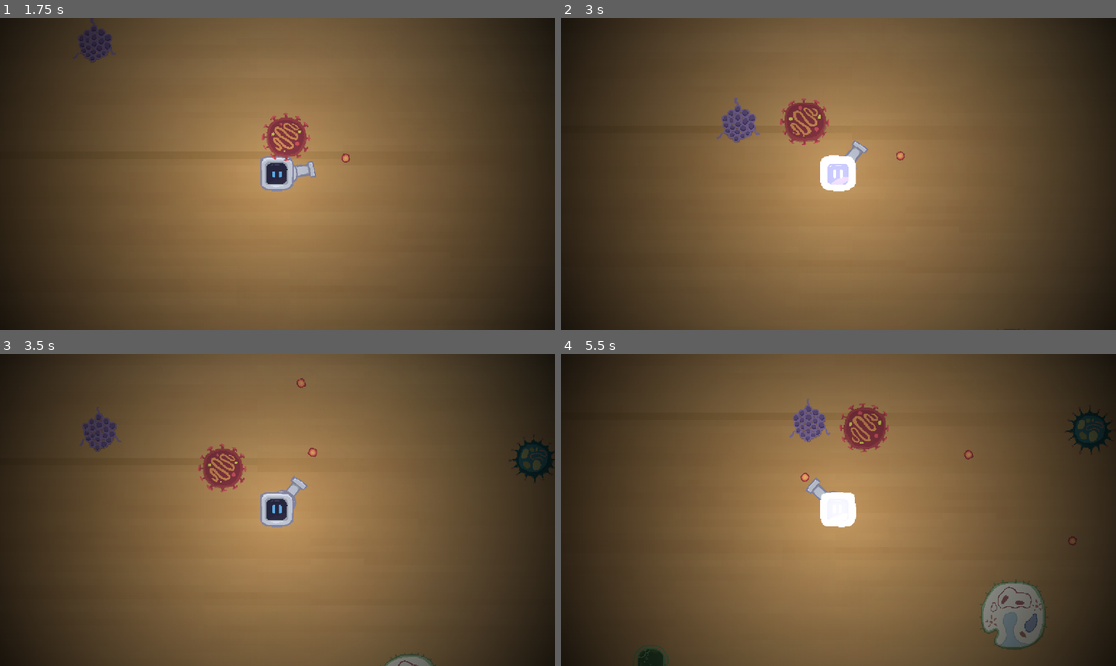
Above: before the commit, frames 1-4 (two rows, left to right).
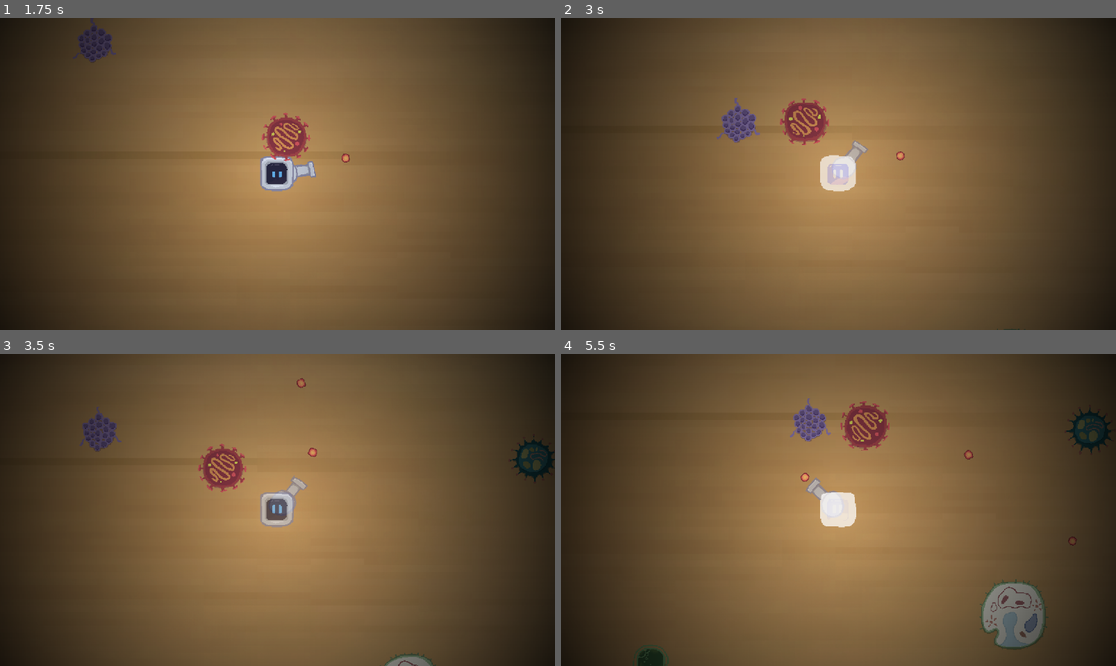
Above: after the commit, the same moments.

Repository: kaminaryu/um-gamejam
Game: Godot game, scene res://src/scenes/main_menu.tscn
Two runs of this game, one before a commit and one after it. Both use one fixed random seed, a clock stepped at 60 frames per second and the inputs below.
Inputs (mouse positions are in pixels of both pictures, inside the frame that each line leads up to):
- Up to frame 1 (1.75 s): click "Play" at 0.5 s; tap Enter at 1.25 s; move the mouse to (399, 158) at 1.27 s; hold D (move_right) from 1.28 s (still down); tap Shift (dash) at 1.35 s; click (399, 158) at 1.42 s
- Up to frame 2 (3 s): release D (move_right) at 2 s; drag from (727, 189) to (810, 236) at 2.02 s; move the mouse to (894, 105) at 2.77 s; hold D (move_right) from 2.78 s (still down); tap Enter at 2.85 s
- Up to frame 3 (3.5 s): keep holding D (move_right)
- Up to frame 4 (5.5 s): release D (move_right) at 3.5 s; drag from (810, 572) to (672, 463) at 3.52 s; move the mouse to (1005, 556) at 4.27 s; hold A (move_left) 4.28-5 s; tap Shift (dash) at 4.35 s; drag from (672, 463) to (755, 432) at 5.02 s

Frame 1 is identical in both runs. In frame 2, 0.8% of the frame differs, in the area x 46-56%, y 39-56%; in frame 3, 0.5%; in frame 4, 1.1%, in the area x 41-93%, y 14-62%.

Commit message:
Added Iframes

Diff:
--- a/src/enemy/enemy_components/movement_component.gd
+++ b/src/enemy/enemy_components/movement_component.gd
@@ -11,67 +11,67 @@
 var rebound_velocity: Vector2 = Vector2.ZERO
 
 func _ready():
-	parent = get_parent()
-	target = get_tree().get_first_node_in_group("Player")
+    parent = get_parent()
+    target = get_tree().get_first_node_in_group("Player")
 
 func _physics_process(delta):
-	# 1. Handle Spawning Spread
-	if not enabled:
-		_handle_spread(delta)
-		return
+    # 1. Handle Spawning Spread
+    if not enabled:
+        _handle_spread(delta)
+        return
 
-	# 2. Handle Rebound Logic (The Smooth Bounce)
-	if rebounding:
-		_handle_rebound(delta)
-		return
+    # 2. Handle Rebound Logic (The Smooth Bounce)
+    if rebounding:
+        _handle_rebound(delta)
+        return
 
-	if target == null:
-		return
+    if target == null:
+        return
 
-	# 3. Normal Chase Logic
-	var direction = (target.global_position - parent.global_position).normalized()
-	parent.velocity = direction * parent._speed
+    # 3. Normal Chase Logic
+    var direction = (target.global_position - parent.global_position).normalized()
+    parent.velocity = direction * parent._speed
 
-	parent.move_and_slide()
-	_check_player_collision()
+    parent.move_and_slide()
+    _check_player_collision()
 
 func _handle_rebound(delta):
-	# Use your new friction variable here
-	rebound_velocity = rebound_velocity.lerp(Vector2.ZERO, rebound_friction * delta)
-	parent.velocity = rebound_velocity
-	parent.move_and_slide()
+    # Use your new friction variable here
+    rebound_velocity = rebound_velocity.lerp(Vector2.ZERO, rebound_friction * delta)
+    parent.velocity = rebound_velocity
+    parent.move_and_slide()
 
-	if rebound_velocity.length() < 10.0:
-		rebounding = false
-		parent.velocity = Vector2.ZERO
+    if rebound_velocity.length() < 10.0:
+        rebounding = false
+        parent.velocity = Vector2.ZERO
 
 func _check_player_collision():
-	for i in parent.get_slide_collision_count():
-		var collision = parent.get_slide_collision(i)
-		var collider = collision.get_collider()
+    for i in parent.get_slide_collision_count():
+        var collision = parent.get_slide_collision(i)
+        var collider = collision.get_collider()
 
-		if collider.is_in_group("Player"):
-			# 1. The Enemy bounces itself (existing logic)
-			var bounce_dir = collider.global_position.direction_to(parent.global_position)
-			rebounding = true
-			rebound_velocity = bounce_dir * rebound_strength * parent._speed/100
+        if collider.is_in_group("Player"):
+            # 1. The Enemy bounces itself (existing logic)
+            var bounce_dir = collider.global_position.direction_to(parent.global_position)
+            rebounding = true
+            rebound_velocity = bounce_dir * rebound_strength * parent._speed/100
 
-			# 2. THE FIX: Push the Player back too!
-			# We call a function on the player to trigger their knockback
-			if collider.has_method("apply_knockback"):
-				collider.apply_knockback(parent.global_position)
+            # 2. THE FIX: Push the Player back too!
+            # We call a function on the player to trigger their knockback
+            if collider.has_method("apply_knockback"):
+                collider.apply_knockback(parent.global_position)
 
-			if parent.has_method("handle_hit"):
-				parent.handle_hit(rebound_velocity)
+            if parent.has_method("handle_hit"):
+                parent.handle_hit(rebound_velocity)
 
 func _handle_spread(delta):
-	if not parent.has_meta("spreading"):
-		return
+    if not parent.has_meta("spreading"):
+        return
 
-	var spread_target = parent.get_meta("spread_target")
-	parent.global_position = parent.global_position.lerp(spread_target, delta * 3.0)
+    var spread_target = parent.get_meta("spread_target")
+    parent.global_position = parent.global_position.lerp(spread_target, delta * 3.0)
 
-	if parent.global_position.distance_to(spread_target) < 2.0:
-		parent.remove_meta("spreading")
-		parent.remove_meta("spread_target")
-		enabled = true
+    if parent.global_position.distance_to(spread_target) < 2.0:
+        parent.remove_meta("spreading")
+        parent.remove_meta("spread_target")
+        enabled = true
--- /dev/null
+++ b/src/player/i_frames.gd
@@ -0,0 +1,15 @@
+extends Node2D
+
+signal finished_iframe
+
+
+func apply_iframe() -> void :
+    $AnimationPlayer.play("flashing")
+
+
+
+func _on_animation_player_animation_finished(anim_name: StringName) -> void:
+    if (anim_name != "flashing") :
+        return
+
+    finished_iframe.emit()
--- a/src/player/player.gd
+++ b/src/player/player.gd
@@ -10,11 +10,13 @@
 var dash_mult := 1.0
 var current_health: int
 var knockback_velocity: Vector2 = Vector2.ZERO
+var _is_invincible := false
+
 
 func _ready():
     current_health = MAX_HEALTH
 
-# Add these at the top of your script
+    $IFrames.finished_iframe.connect(_on_finished_iframe)
 
 
 func _physics_process(delta: float) -> void:
@@ -43,6 +45,7 @@
     # 3. Check if we bumped into an enemy
     _check_rebound()
 
+
 func _check_rebound():
     for i in get_slide_collision_count():
         var collision = get_slide_collision(i)
@@ -62,6 +65,9 @@
 # Inside your Player script
 
 func apply_knockback(from_position: Vector2) -> void:
+    if (_is_invincible) :
+        return
+
     # Calculate direction from the enemy to the player
     var push_dir = from_position.direction_to(global_position)
 
@@ -70,9 +76,17 @@
 
 
 
+func take_damage(dmg: int):
+    if (_is_invincible) :
+        return
 
-func take_damage(dmg: int):
+    $IFrames.apply_iframe()
+    _is_invincible = true
+
     current_health -= dmg
+
+    print("taking damage: ", current_health)
+
     var sprite = $Sprite2D
     var tween = create_tween()
 
@@ -85,8 +99,14 @@
     if current_health <= 0:
         GameMaster.player_death()
 
+
 func die():
     death.emit()
     queue_free()
 
+
+func _on_finished_iframe() -> void :
+    _is_invincible = false
+
+
 signal death
--- a/src/player/player.tscn
+++ b/src/player/player.tscn
@@ -1,9 +1,13 @@
-[gd_scene load_steps=13 format=3 uid="uid://c8qw7ykpxrqo0"]
+[gd_scene load_steps=17 format=3 uid="uid://c8qw7ykpxrqo0"]
 
 [ext_resource type="Script" uid="uid://ddggcu105usen" path="res://src/enemy/enemy_components/damageable_component.gd" id="1_mf2ua"]
 [ext_resource type="Script" uid="uid://8326h0bgf0cn" path="res://src/player/player.gd" id="1_rxibo"]
 [ext_resource type="Texture2D" uid="uid://djvdicttabypj" path="res://assets/player/player_spritesheet.png" id="2_mf2ua"]
 [ext_resource type="PackedScene" uid="uid://bkuhk6i3067lk" path="res://src/mechanism/mechanism_handler.tscn" id="3_mf2ua"]
+[ext_resource type="Script" uid="uid://dnktldbteouts" path="res://src/player/i_frames.gd" id="5_5f2sf"]
+
+[sub_resource type="RectangleShape2D" id="RectangleShape2D_244u8"]
+size = Vector2(64, 64)
 
 [sub_resource type="AtlasTexture" id="AtlasTexture_244u8"]
 atlas = ExtResource("2_mf2ua")
@@ -82,13 +86,49 @@
 "speed": 10.0
 }]
 
-[sub_resource type="RectangleShape2D" id="RectangleShape2D_244u8"]
-size = Vector2(64, 64)
+[sub_resource type="Animation" id="Animation_jiejy"]
+resource_name = "flashing"
+tracks/0/type = "value"
+tracks/0/imported = false
+tracks/0/enabled = true
+tracks/0/path = NodePath("..:modulate")
+tracks/0/interp = 1
+tracks/0/loop_wrap = true
+tracks/0/keys = {
+"times": PackedFloat32Array(0, 0.125, 0.25, 0.375, 0.5, 0.625, 0.75, 0.875, 1, 1.125, 1.25, 1.375, 1.5, 1.625, 1.75, 1.875, 2, 2.125, 2.25, 2.375, 2.5, 2.625, 2.75, 2.875, 3, 3.125, 3.25, 3.375, 3.5, 3.625, 3.75, 3.875, 4, 4.125, 4.25, 4.375, 4.5, 4.625, 4.75, 4.875, 5),
+"transitions": PackedFloat32Array(1, 1, 1, 1, 1, 1, 1, 1, 1, 1, 1, 1, 1, 1, 1, 1, 1, 1, 1, 1, 1, 1, 1, 1, 1, 1, 1, 1, 1, 1, 1, 1, 1, 1, 1, 1, 1, 1, 1, 1, 1),
+"update": 0,
+"values": [Color(1, 1, 1, 1), Color(1, 1, 1, 0.498039), Color(1, 1, 1, 1), Color(1, 1, 1, 0.498039), Color(1, 1, 1, 1), Color(1, 1, 1, 0.498039), Color(1, 1, 1, 1), Color(1, 1, 1, 0.498039), Color(1, 1, 1, 1), Color(1, 1, 1, 0.498039), Color(1, 1, 1, 1), Color(1, 1, 1, 0.498039), Color(1, 1, 1, 1), Color(1, 1, 1, 0.498039), Color(1, 1, 1, 1), Color(1, 1, 1, 0.498039), Color(1, 1, 1, 1), Color(1, 1, 1, 0.498039), Color(1, 1, 1, 1), Color(1, 1, 1, 0.498039), Color(1, 1, 1, 1), Color(1, 1, 1, 0.498039), Color(1, 1, 1, 1), Color(1, 1, 1, 0.498039), Color(1, 1, 1, 1), Color(1, 1, 1, 0.498039), Color(1, 1, 1, 1), Color(1, 1, 1, 0.498039), Color(1, 1, 1, 1), Color(1, 1, 1, 0.498039), Color(1, 1, 1, 1), Color(1, 1, 1, 0.498039), Color(1, 1, 1, 1), Color(1, 1, 1, 0.498039), Color(1, 1, 1, 1), Color(1, 1, 1, 0.498039), Color(1, 1, 1, 1), Color(1, 1, 1, 0.498039), Color(1, 1, 1, 1), Color(1, 1, 1, 0.498039), Color(1, 1, 1, 1)]
+}
+
+[sub_resource type="Animation" id="Animation_5f2sf"]
+length = 0.001
+tracks/0/type = "value"
+tracks/0/imported = false
+tracks/0/enabled = true
+tracks/0/path = NodePath("..:modulate")
+tracks/0/interp = 1
+tracks/0/loop_wrap = true
+tracks/0/keys = {
+"times": PackedFloat32Array(0),
+"transitions": PackedFloat32Array(1),
+"update": 0,
+"values": [Color(1, 1, 1, 1)]
+}
+
+[sub_resource type="AnimationLibrary" id="AnimationLibrary_o822w"]
+_data = {
+&"RESET": SubResource("Animation_5f2sf"),
+&"flashing": SubResource("Animation_jiejy")
+}
 
 [node name="Player" type="CharacterBody2D" groups=["Player"]]
 collision_layer = 2
 collision_mask = 5
 script = ExtResource("1_rxibo")
+
+[node name="CollisionShape2D" type="CollisionShape2D" parent="."]
+shape = SubResource("RectangleShape2D_244u8")
 
 [node name="Sprite2D" type="AnimatedSprite2D" parent="."]
 texture_filter = 1
@@ -98,12 +138,19 @@
 frame = 8
 frame_progress = 0.311851
 
-[node name="CollisionShape2D" type="CollisionShape2D" parent="."]
-shape = SubResource("RectangleShape2D_244u8")
-
 [node name="Camera2D" type="Camera2D" parent="."]
 
 [node name="MechanismHandler" parent="." instance=ExtResource("3_mf2ua")]
 
 [node name="DamageableComponent" type="Node2D" parent="."]
 script = ExtResource("1_mf2ua")
+
+[node name="IFrames" type="Node2D" parent="."]
+script = ExtResource("5_5f2sf")
+
+[node name="AnimationPlayer" type="AnimationPlayer" parent="IFrames"]
+libraries = {
+&"": SubResource("AnimationLibrary_o822w")
+}
+
+[connection signal="animation_finished" from="IFrames/AnimationPlayer" to="IFrames" method="_on_animation_player_animation_finished"]
Not shown, added: src/player/i_frames.gd.uid
